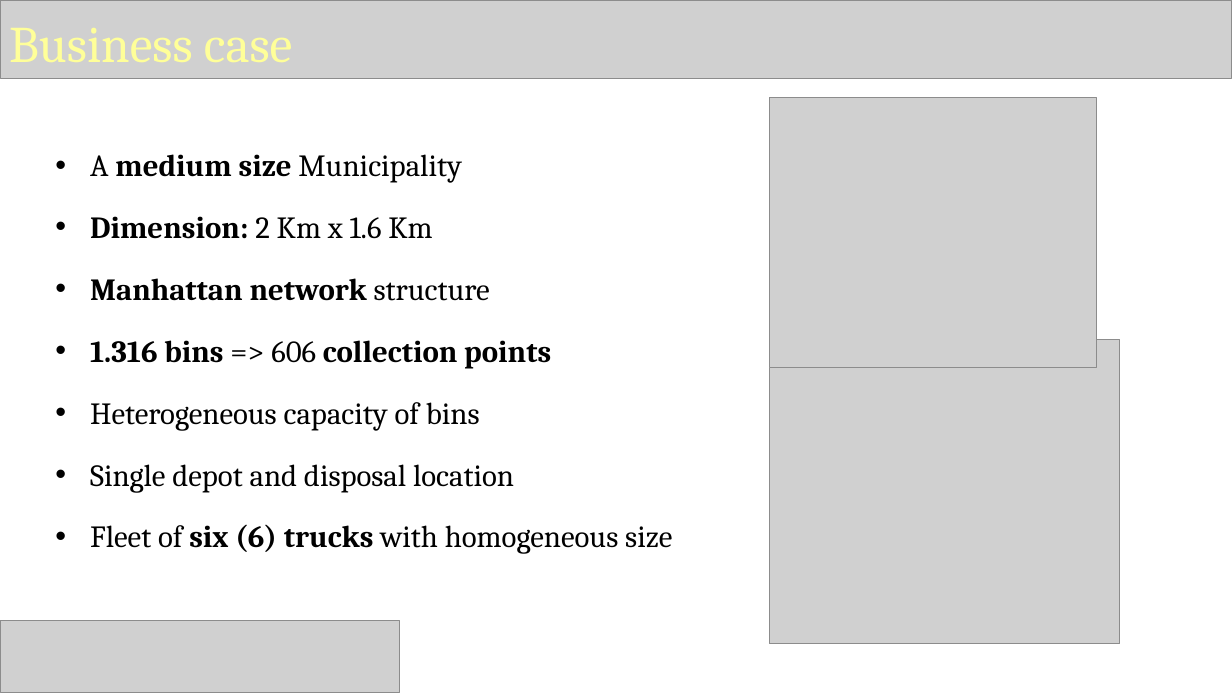
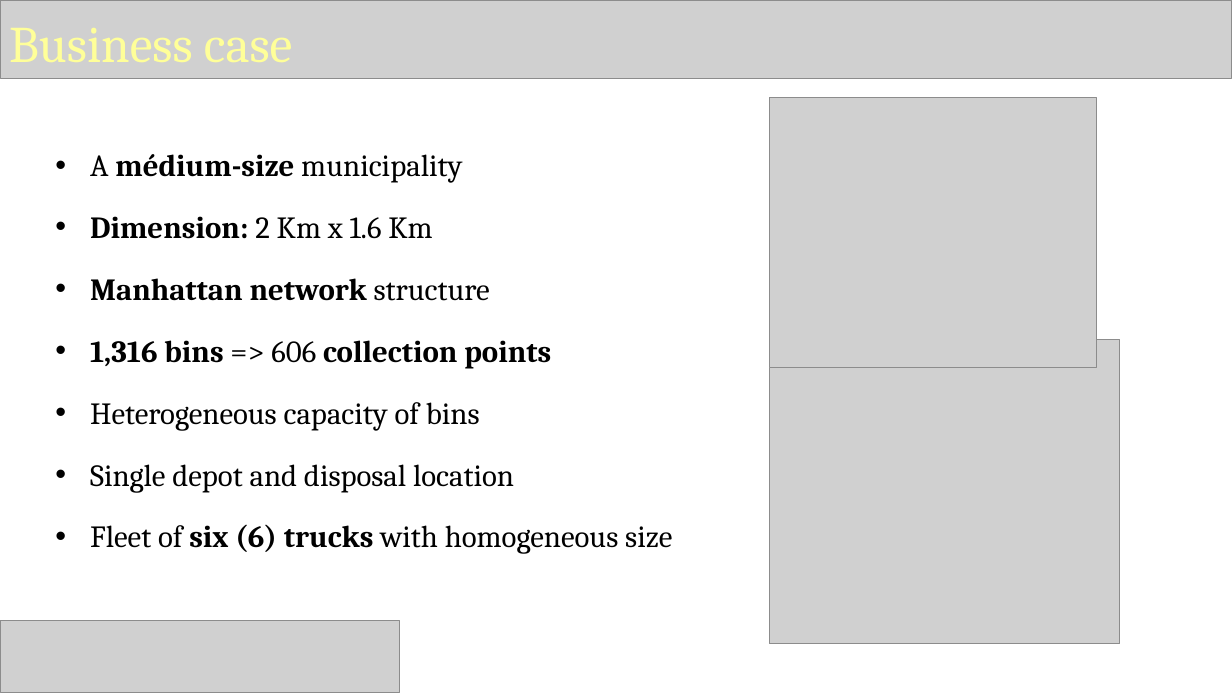
Before and after one commit to MariaFdez/StochasticModels, a slide deck: slide 6 of presentation_Stochastics_final.pptm. Drawn at 1232x693 pixels with LibreOffice and Linux fonts; fonts in the diff are those of the drawing; grey boxes stand for pictures. Boxes give left, top, right and bottom in pixels: in the first picture for what was removed or moved away, otherwise in the second. Text is boxed around its words. In the diff, an @@ line names an element or a change of style, - is before the commit and + after.

```diff
--- a/presentation_Stochastics_final.pptm
+++ b/presentation_Stochastics_final.pptm
@@ subtitle at (90, 154, 462, 183): text changed @@
-  • A medium size Municipality
+  • A médium-size municipality
@@ subtitle at (90, 340, 551, 369): text changed @@
-  • 1.316 bins => 606 collection points
+  • 1,316 bins => 606 collection points
```
Also in this commit, not shown: 10 other slides changed, 1 slide added, 1 slide removed, 3 other files.
